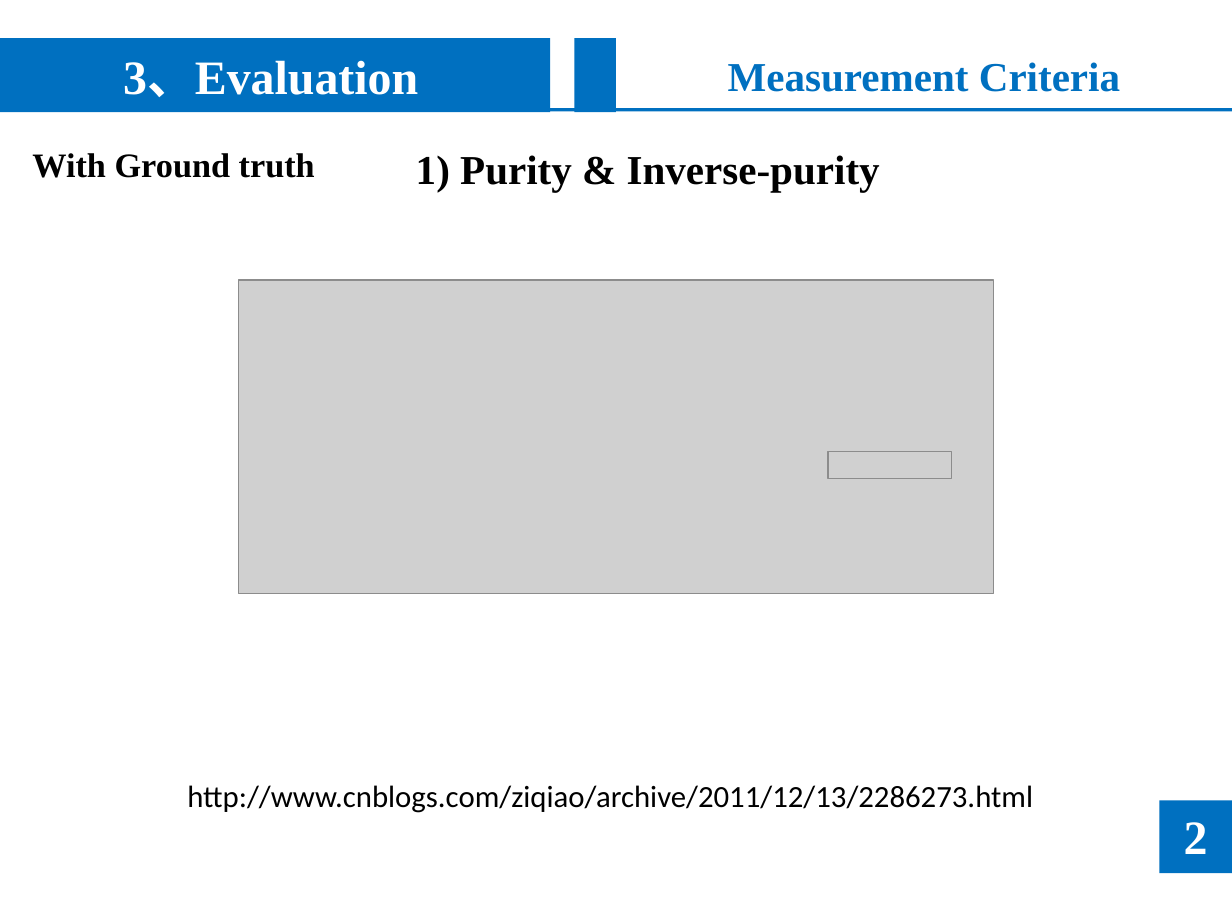
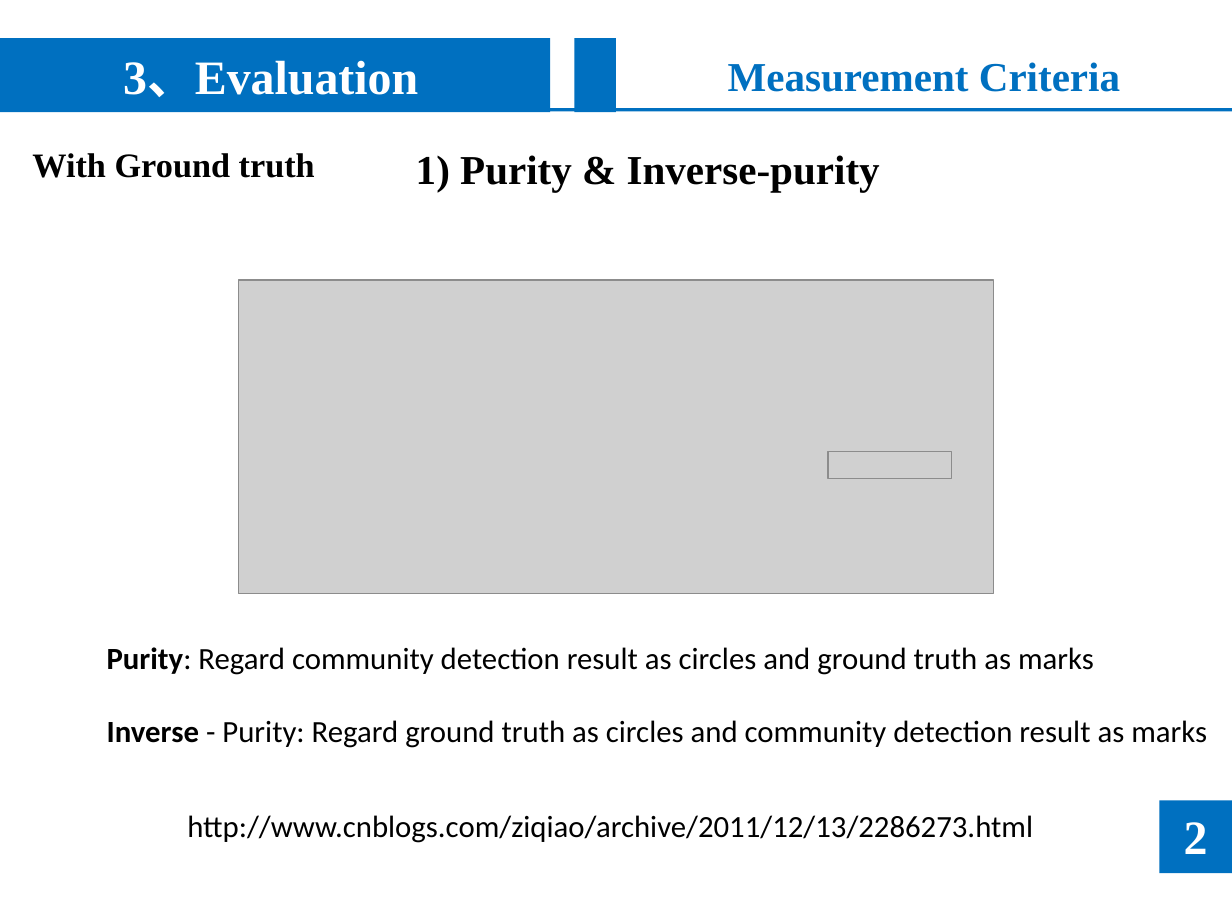
Before and after one commit to noyousjtu/Community-Detection, a slide deck: slide 15 of presentation/Community Detection.ppt (slide 11 before the commit). Drawn at 1232x924 pixels with LibreOffice and Linux fonts; fonts in the diff are those of the drawing; grey boxes stand for pictures. Boxes give left, top, right and bottom in pixels: in the first picture for what was removed or moved away, otherwise in the second. Text is boxed around its words. In the diff, an @@ line names an element or a change of style, - is before the commit and + after.

Commit message:
update ppt

```diff
--- a/presentation/Community Detection.ppt
+++ b/presentation/Community Detection.ppt
@@ text added at <box>107,647,1094,675</box>, 18 pt, text #000000 @@
+Purity: Regard community detection result as circles and ground truth as marks
@@ text added at <box>107,720,1207,748</box>, 18 pt, text #000000 @@
+Inverse - Purity: Regard ground truth as circles and community detection result as marks
@@ text "http://www.cnblogs.com/ziqiao/archive/2011/12/13/2286273.htm ...": place and size @@
-text "http://www.cnblogs.com/ziqiao/archive/2011/12/13/2286273.htm ..." at <box>187,785,1033,813</box>
+text "http://www.cnblogs.com/ziqiao/archive/2011/12/13/2286273.htm ..." at <box>187,815,1033,843</box>
```
Also in this commit, not shown: 9 other slides changed, 9 slides added, 2 slides removed, 1 other file.
